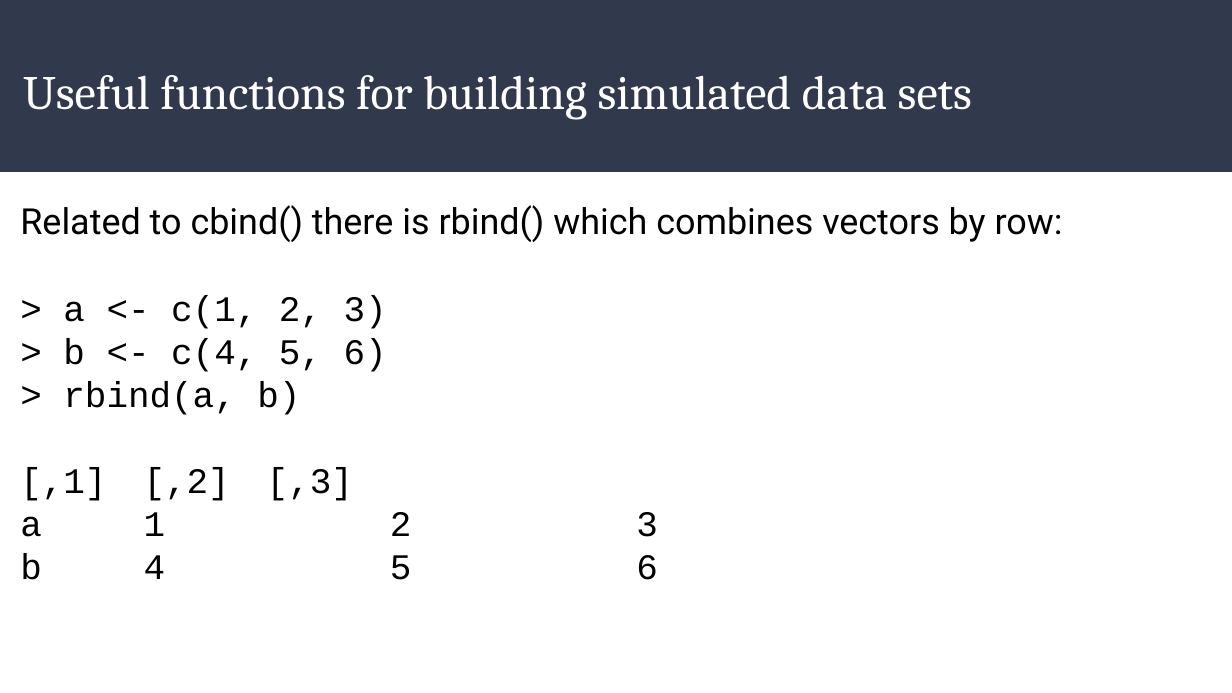
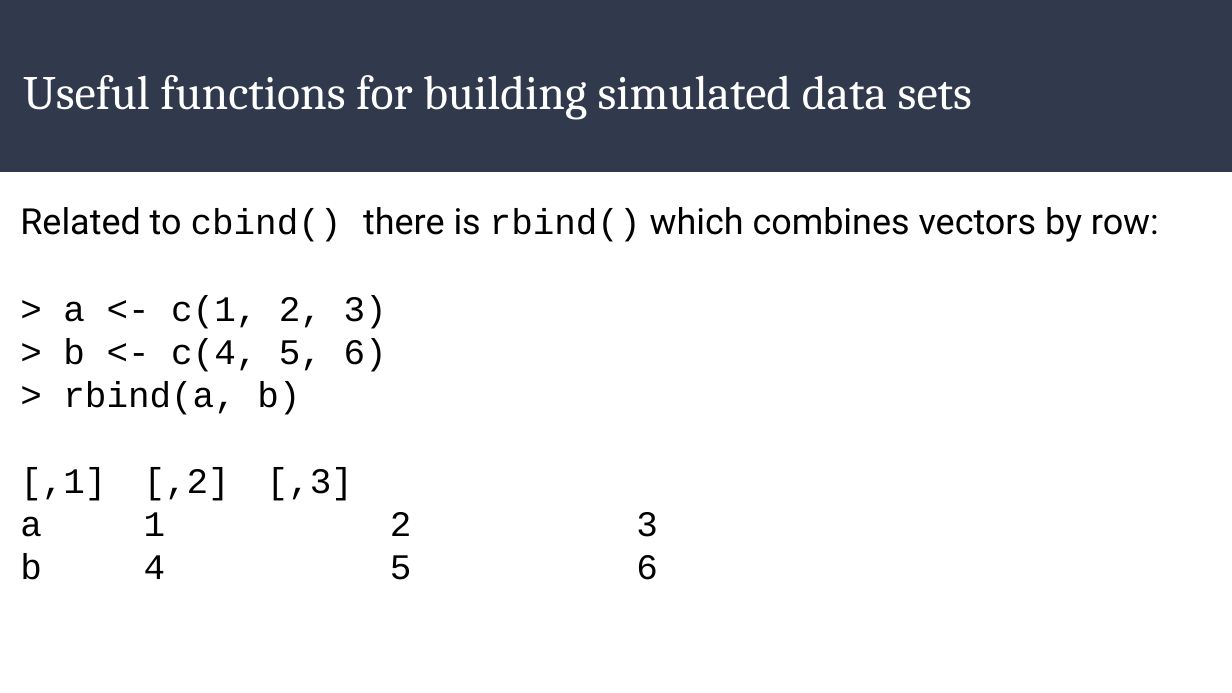
Before and after one commit to ajstewartlang/17_data_sim, a slide deck: slide 10 of slides/data_sim.odp. Drawn at 1232x693 pixels with LibreOffice and Linux fonts; fonts in the diff are those of the drawing. Boxes give left, top, right and bottom in pixels: in the first picture for what was removed or moved away, otherwise in the second. Text is boxed around its words. In the diff, an @@ line names an element or a change of style, - is before the commit and + after.

```diff
--- a/slides/data_sim.odp
+++ b/slides/data_sim.odp
@@ text at (x1=20, y1=207, x2=1159, y2=242): font Roboto to Courier New in "cbind() rbind()" @@
```
Also in this commit, not shown: 4 other slides changed, 3 slides added, 2 other files.
